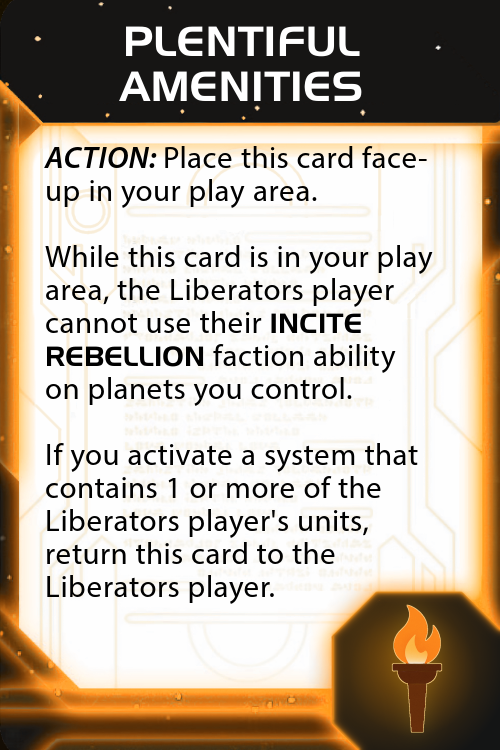
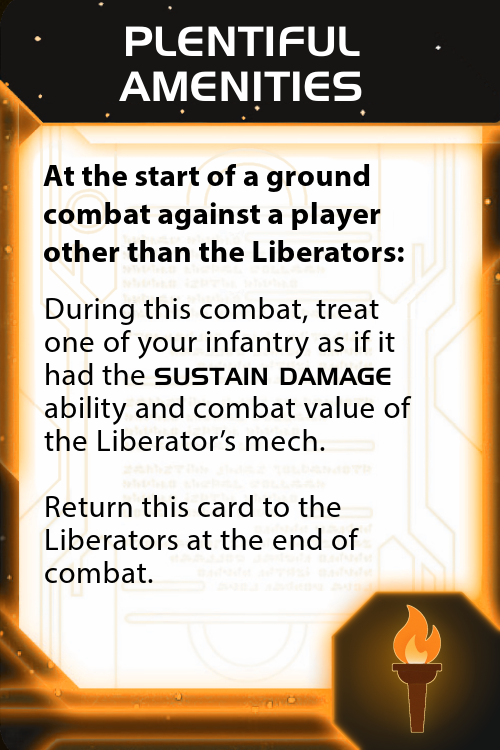
Two versions of the same layered image (500×750). Layer-by-layer changes:
renamed "Empty Text Layer" to "At the start of a ground comba...", painted on it over 43, 164, 404, 262
renamed "ACTION: Place this card face-u..." to "During this combat, treat one ...", painted on it over 44, 146, 433, 604
